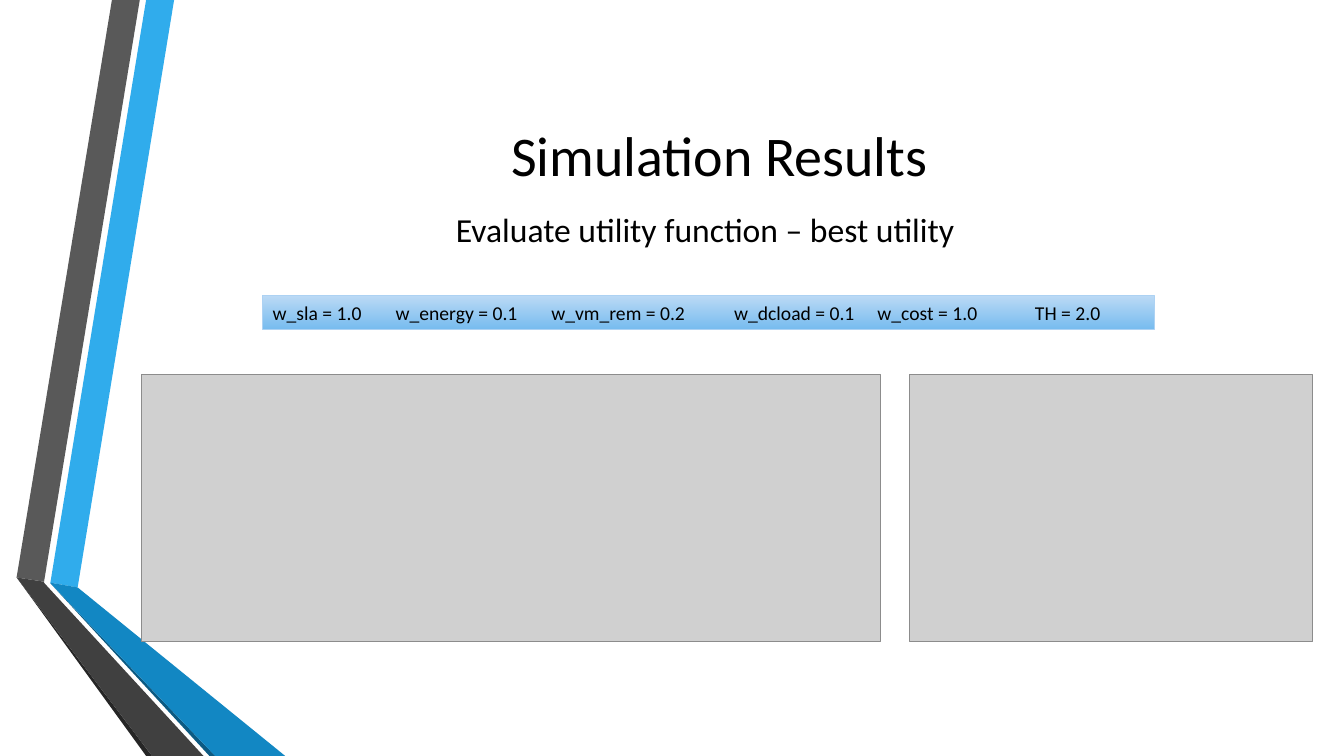
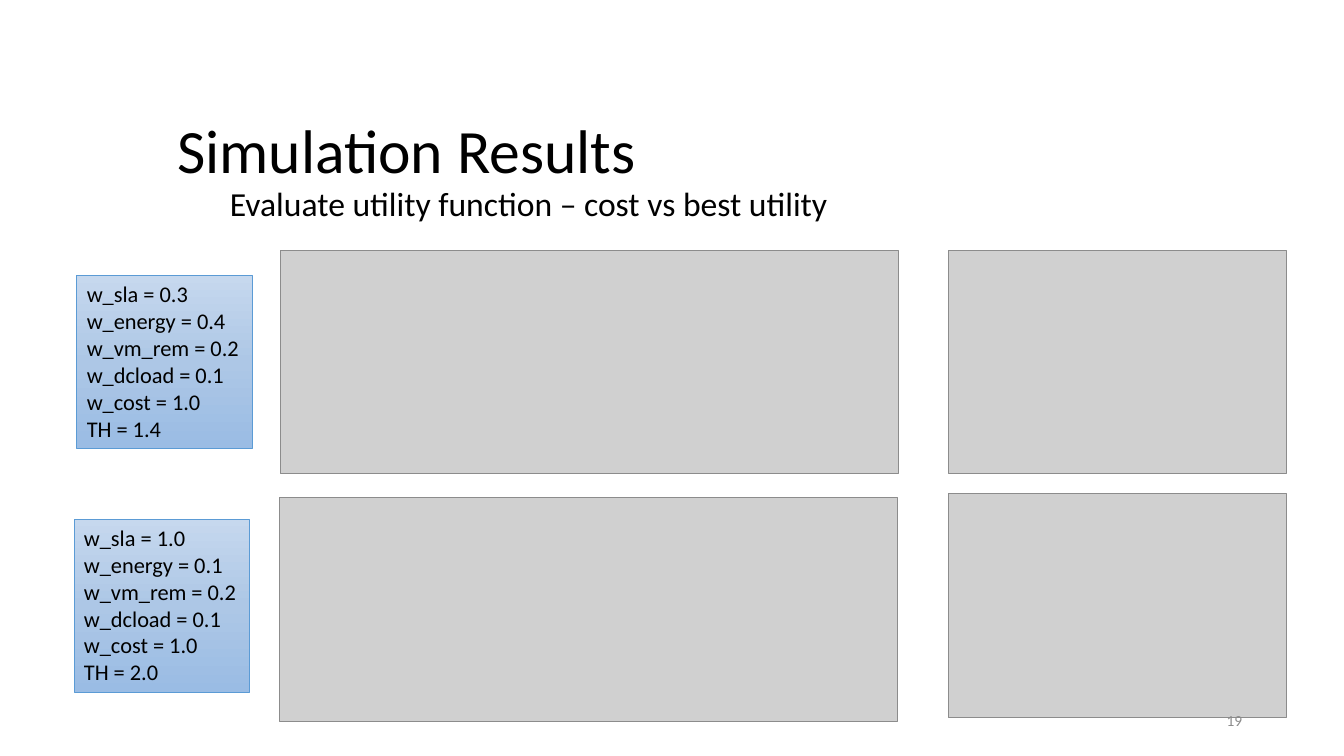
Before and after one commit to and2egg/diploma-thesis, a slide deck: slide 19 of Presentation/Cost aware resource management in distributed cloud data centers.pptx (slide 20 before the commit). Drawn at 1344x756 pixels with LibreOffice and Linux fonts; fonts in the diff are those of the drawing; grey boxes stand for pictures; background and template pictures are left out. Boxes give left, top, right and bottom in pixels: in the first picture for what was removed or moved away, otherwise in the second. Text is boxed around its words. In the diff, an @@ line names an element or a change of style, - is before the commit and + after.

```diff
--- a/Presentation/Cost aware resource management in distributed cloud data centers.pptx
+++ b/Presentation/Cost aware resource management in distributed cloud data centers.pptx
@@ title "Simulation Results" at <box>177,130,635,174</box>: size 40 to 44 pt; alignment centre to left; line spacing 1 to 0.9 @@
@@ text "Evaluate utility function – cost ..." at <box>230,192,827,222</box>: vertical alignment middle to top @@
@@ text at <box>230,192,827,222</box>: text changed @@
-    Evaluate utility function – best utility
+    Evaluate utility function – cost vs best utility
@@ picture added at <box>280,250,898,474</box> @@
@@ picture added at <box>949,250,1287,474</box> @@
@@ rectangle added at <box>77,275,252,449</box>, fill gradient #C7D9EE to #ADC7E7 to #9ABDE5, outline #5B9BD5 0.5 pt, 16 pt, text #000000 @@
+w_sla = 0.3
+w_energy = 0.4
+w_vm_rem = 0.2
+w_dcload = 0.1
+w_cost = 1.0
+TH = 1.4
@@ picture: place and size @@
-picture at <box>141,375,880,642</box>
+picture at <box>280,498,898,722</box>
@@ picture: place and size @@
-picture at <box>909,375,1313,642</box>
+picture at <box>949,494,1287,718</box>
@@ rectangle "w_sla = 1.0": place and size @@
-rectangle "w_sla = 1.0" at <box>263,295,1155,330</box>
+rectangle "w_sla = 1.0" at <box>74,519,249,693</box>
@@ rectangle "w_sla = 1.0" at <box>74,519,249,693</box>: fill gradient #BCDAF6 to #78BDEF to gradient #C7D9EE to #ADC7E7 to #9ABDE5; outline #AED2F4 0.75 pt to #5B9BD5 0.5 pt @@
@@ text in rectangle at <box>84,530,236,680</box>: text changed; size 14 to 16 pt @@
-w_sla = 1.0 w_energy = 0.1 w_vm_rem = 0.2 w_dcload = 0.1 w_cost = 1.0 TH = 2.0
+w_sla = 1.0
+w_energy = 0.1
+w_vm_rem = 0.2
+w_dcload = 0.1
+w_cost = 1.0
+TH = 2.0
@@ group removed at <box>16,0,285,756</box>: 6 freeform shapes @@
@@ page number added at <box>1227,713,1243,726</box>, 11 pt, text #8C8C8C @@
+19
```
Also in this commit, not shown: 15 other slides changed, 8 slides added, 10 slides removed, 7 other files.
